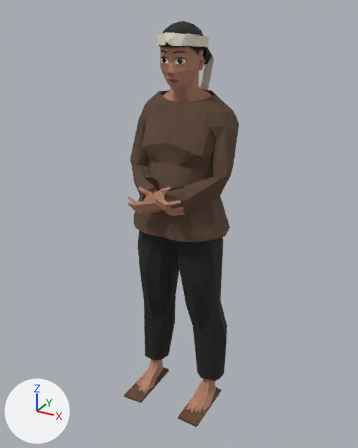
An edit to the FBX model Assets/LOC_House/Models/Di/Di.fbx, drawn before and after from the same camera.
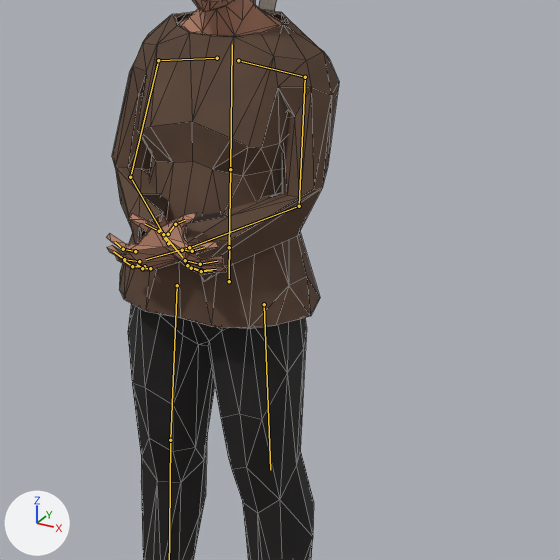
There are two pictures of each version: one whole from a 50 mm camera at (0.878, -1.639, 1.625) aimed at (0.003, -0.047, 0.829), one close up on the part from 21% to 96% of the width and 19% to 79% of the height. Every picture has the same lights, and +X, +Y and +Z are marked at lower left. The last two pictures show the newer version. Both versions are drawn at frame 31 of the action 'DiRig|Dung_Cho'; the numbers are the values there. The bones that change, and the others that lie on the model, are drawn over the model as lines in the close-ups. The close-ups show mesh edges as thin lines.

In view in the first close-up: 'Ao', 'Body', 'Quan' and 1 more.
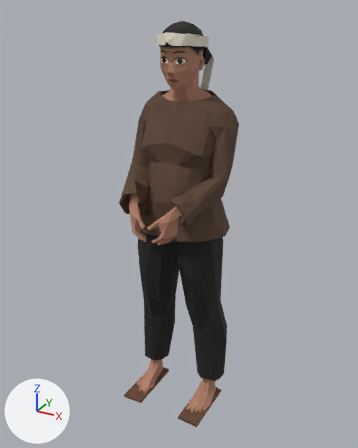
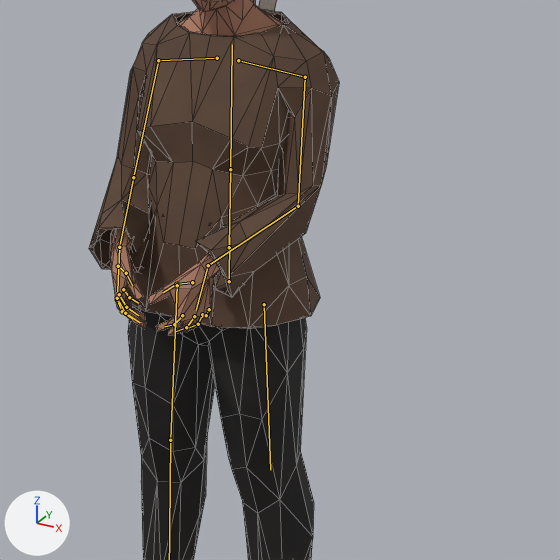
Changed parts and their boxes [x1, y1, x2, y2] in the close-ups (560 x 560 px):
'Ao', posed (10% wider)
    before: [112, 10, 339, 328]
    after: [89, 10, 339, 328]
'Body', posed
    before: [106, 0, 284, 275]
    after: [110, 0, 285, 335]
bone 'UpperArm_L', root to tip
    before: (305, 77) to (299, 206)
    after: (305, 77) to (298, 206)
bone 'LowerArm_L', root to tip
    before: (299, 206) to (189, 247)
    after: (298, 206) to (208, 265)
bone 'Hand_L', root to tip
    before: (189, 247) to (146, 259)
    after: (208, 265) to (196, 310)
bone 'UpperArm_R', root to tip
    before: (158, 60) to (130, 177)
    after: (158, 60) to (133, 177)
bone 'LowerArm_R', root to tip
    before: (130, 177) to (163, 234)
    after: (133, 177) to (119, 247)
bone 'Hand_R', root to tip
    before: (163, 234) to (182, 257)
    after: (119, 247) to (117, 291)

The change in detail:
Bone 'UpperArm_L' (bone_upperarm_l) turns from (18, 1, -2) to (17, 1, -3) degrees about its own x, y and z.
Bone 'LowerArm_L' (bone_lowerarm_l) turns from (40, 5, -40) to (47, 1, -12) degrees about its own x, y and z.
Bone 'Hand_L' (bone_hand_l) turns from (-6, -5, -1) to (2, -4, 50) degrees about its own x, y and z.
Bone 'UpperArm_R' (bone_upperarm_r) turns from (18, -1, 2) to (17, -1, 3) degrees about its own x, y and z.
Bone 'LowerArm_R' (bone_lowerarm_r) turns from (44, -7, 41) to (47, -1, 12) degrees about its own x, y and z.
Bone 'Hand_R' (bone_hand_r) turns from (-6, 5, 0) to (2, 4, -50) degrees about its own x, y and z.
